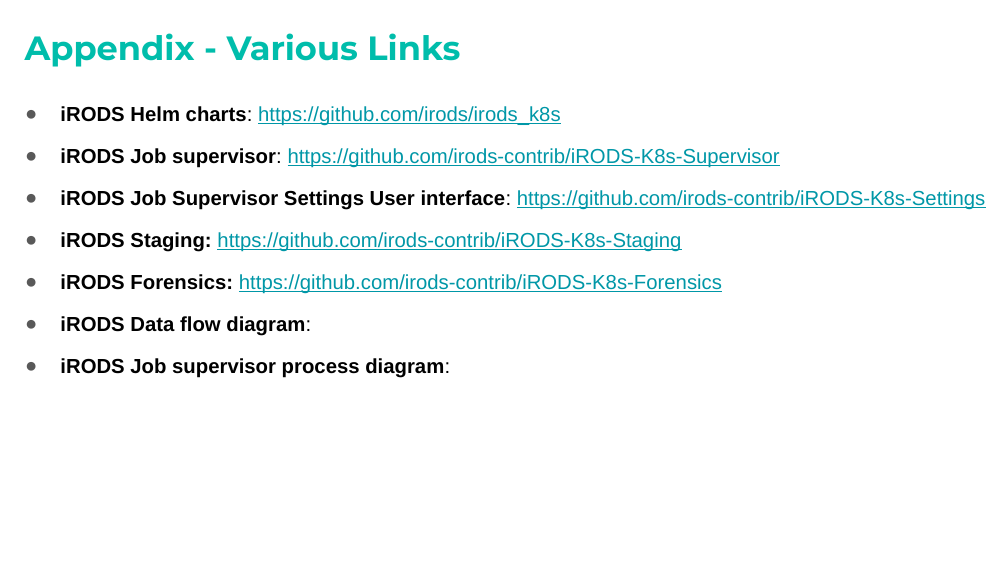
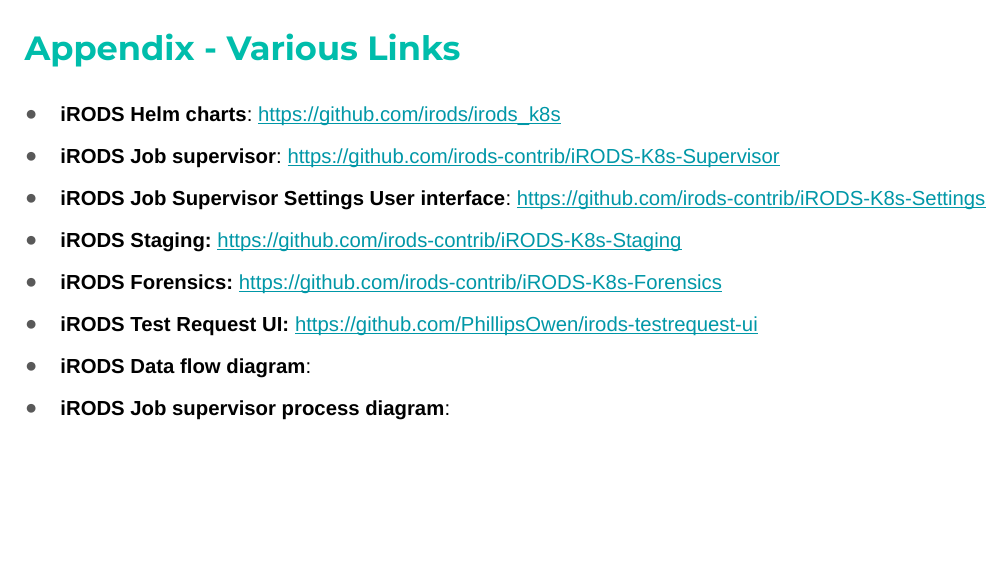
Before and after one commit to irods/irods_k8s, a slide deck: slide 16 of Docs/iRODS SuperV presentation.pptx (slide 15 before the commit). Drawn at 1008x567 pixels with LibreOffice and Linux fonts; fonts in the diff are those of the drawing; background and template pictures are left out. Boxes give left, top, right and bottom in pixels: in the first picture for what was removed or moved away, otherwise in the second. Text is boxed around its words. In the diff, an @@ line names an element or a change of style, - is before the commit and + after.

```diff
--- a/Docs/iRODS SuperV presentation.pptx
+++ b/Docs/iRODS SuperV presentation.pptx
@@ text at <box>60,316,758,336</box>: paragraph added @@
+● iRODS Test Request UI: https://github.com/PhillipsOwen/irods-testrequest-ui
```
Also in this commit, not shown: 9 other slides changed, 1 slide added, 1 other file.
